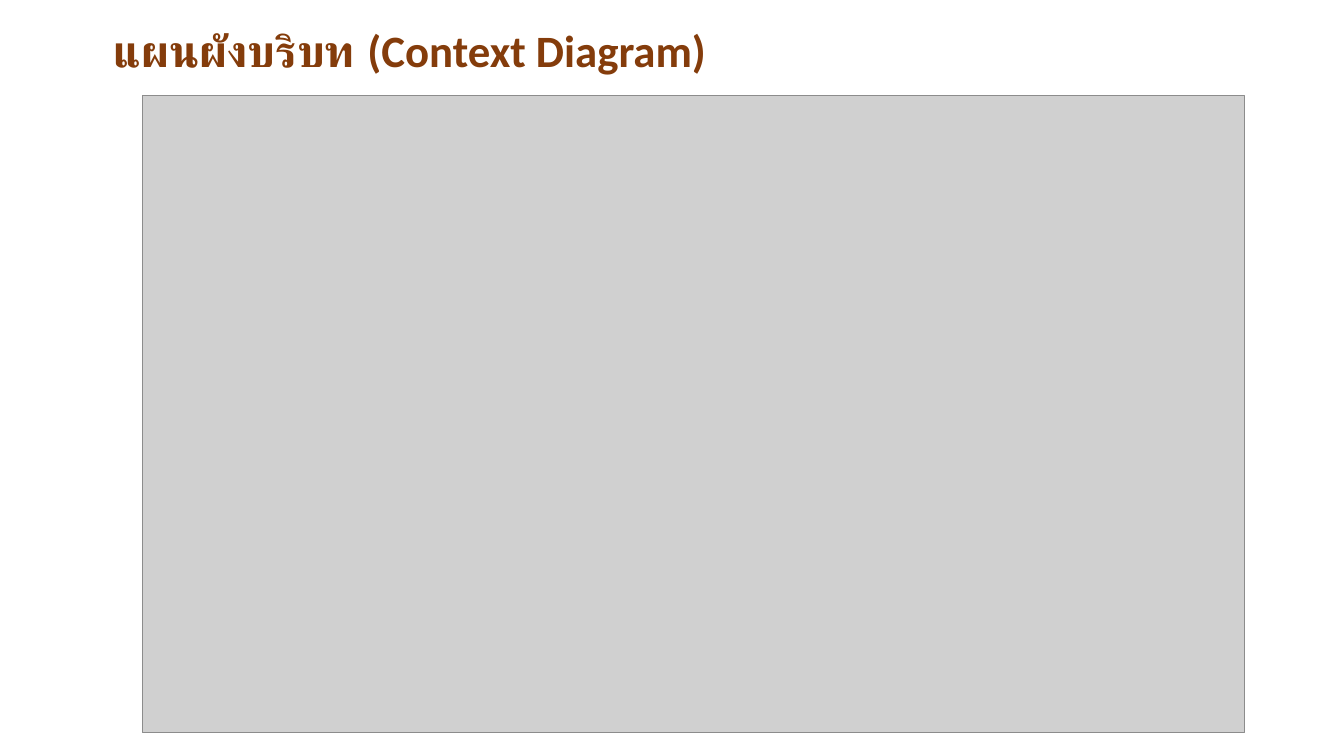
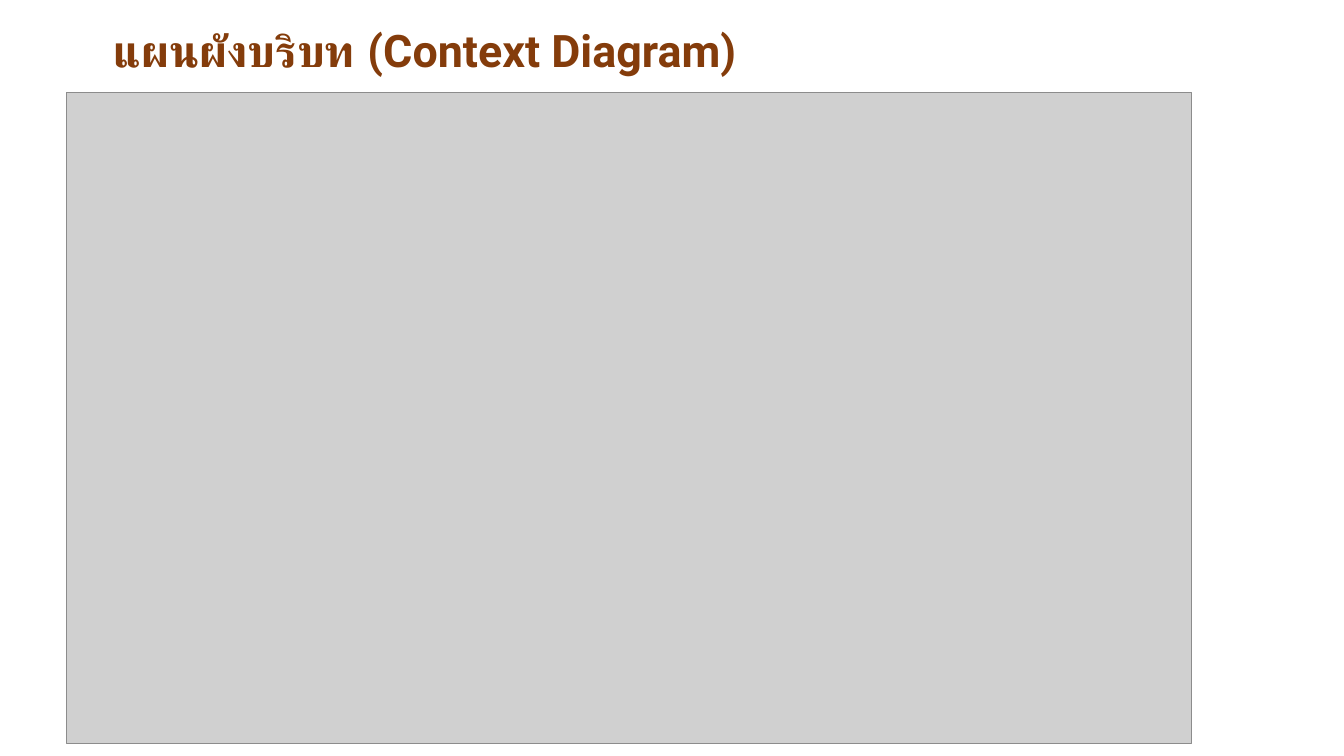
Before and after one commit to goodloveone1/project, a slide deck: slide 17 of data/นำเสนอ P.pptx. Drawn at 1344x756 pixels with LibreOffice and Linux fonts; fonts in the diff are those of the drawing; grey boxes stand for pictures. Boxes give left, top, right and bottom in pixels: in the first picture for what was removed or moved away, otherwise in the second. Text is boxed around its words. In the diff, an @@ line names an element or a change of style, - is before the commit and + after.

```diff
--- a/data/นำเสนอ P.pptx
+++ b/data/นำเสนอ P.pptx
@@ text "แผนผังบริบท (Context Diagram)" at (114, 32, 736, 77): font Calibri to Roboto @@
@@ picture: place and size @@
-picture at (142, 96, 1244, 734)
+picture at (67, 93, 1192, 744)
```
Also in this commit, not shown: 18 other slides changed, 21 slides added, 18 slides removed, 1 other file.
